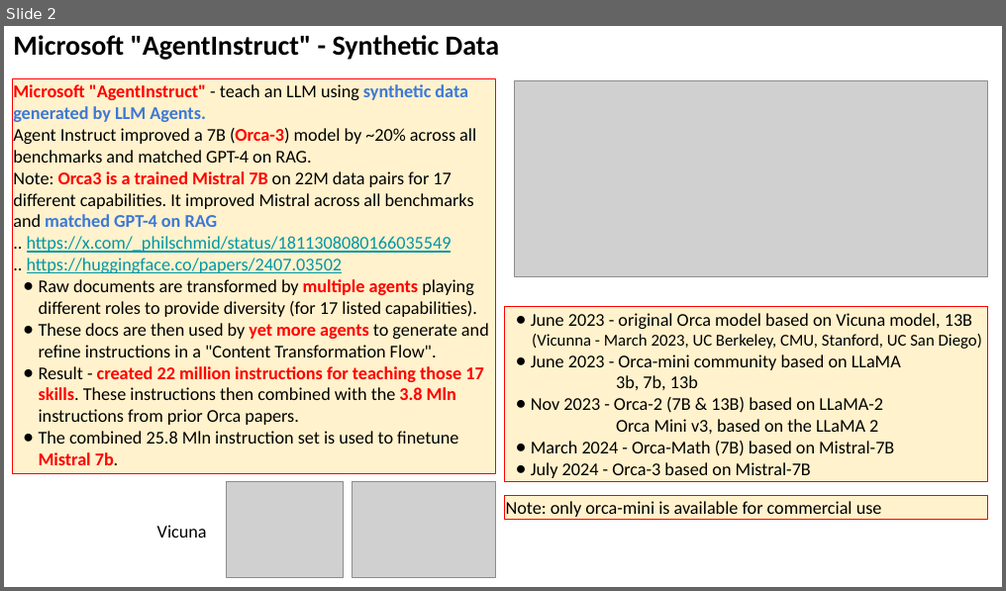
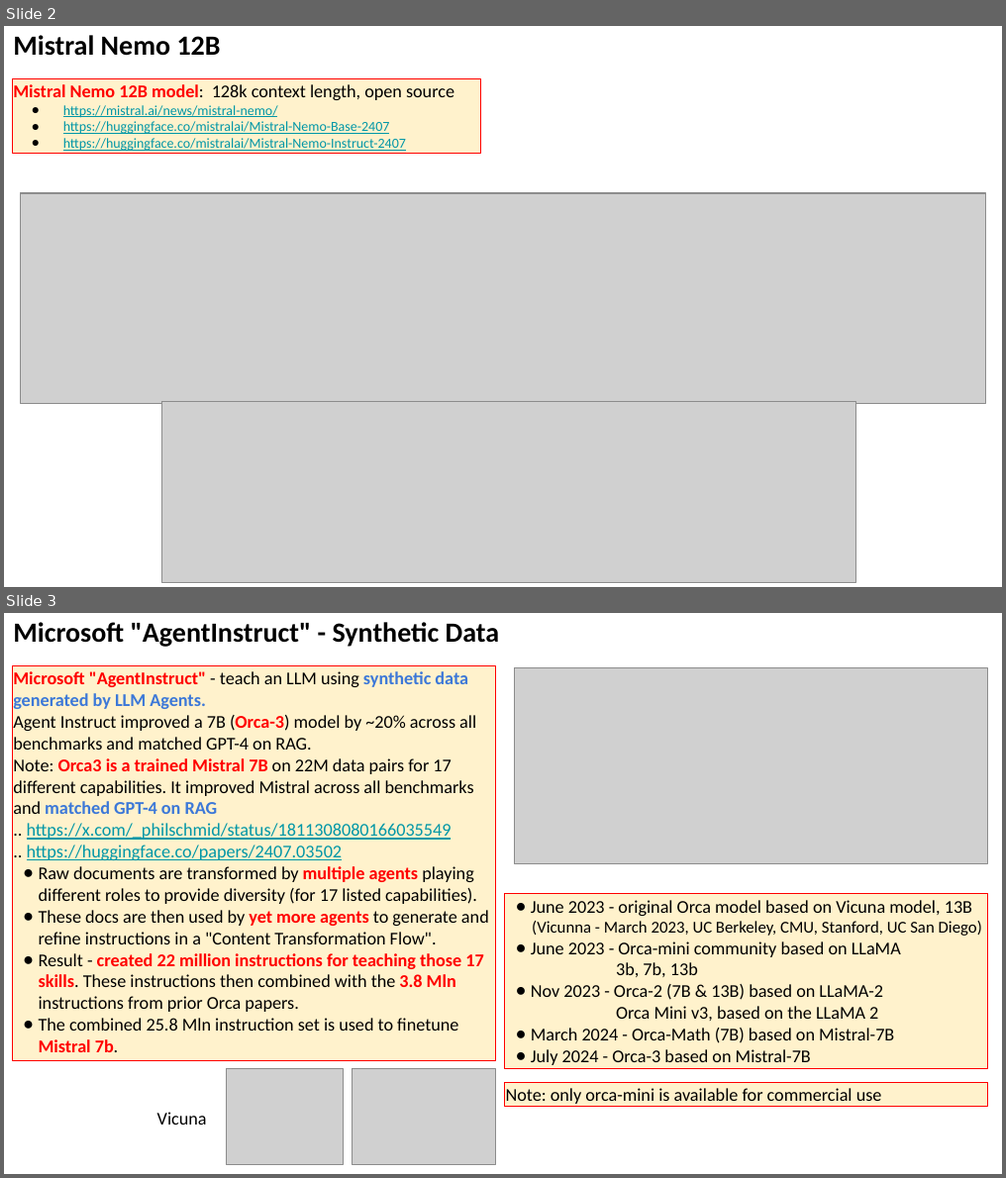
Before and after one commit to lselector/seminar, a slide deck: 2024/2024-07-18-AI-Updates.pptx. Shown one above the other, each under a label of ours: slide 2 before the commit, slides 2 and 3 after it. The pictures are 1006x591 and 1006x1178 pixels, drawn with LibreOffice and Linux fonts; fonts in the diff are those of the drawing; grey boxes stand for pictures. Boxes give left, top, right and bottom in pixels: in the first picture for what was removed or moved away, otherwise in the second. Text is boxed around its words. In the diff, an @@ line names an element or a change of style, - is before the commit and + after.

```diff
--- a/2024/2024-07-18-AI-Updates.pptx
+++ b/2024/2024-07-18-AI-Updates.pptx
@@ slide 2 added at <box>4,26,1002,587</box>, background #FFFFFF @@
@@ text added at <box>13,35,221,56</box>, 20 pt, text #000000, bold @@
+Mistral Nemo 12B
@@ rectangle added at <box>12,78,481,153</box>, fill #FFF2CC, outline #FF0000 0.75 pt, 10 pt, text #0097A7, underline @@
+Mistral Nemo 12B model: 128k context length, open source
+● https://mistral.ai/news/mistral-nemo/
+● https://huggingface.co/mistralai/Mistral-Nemo-Base-2407
+● https://huggingface.co/mistralai/Mistral-Nemo-Instruct-2407
@@ picture added at <box>21,193,986,404</box> @@
@@ picture added at <box>161,402,856,582</box> @@
@@ what was slide 2 is now slide 3 @@
```
Also in this commit, not shown: 2 slides changed.
